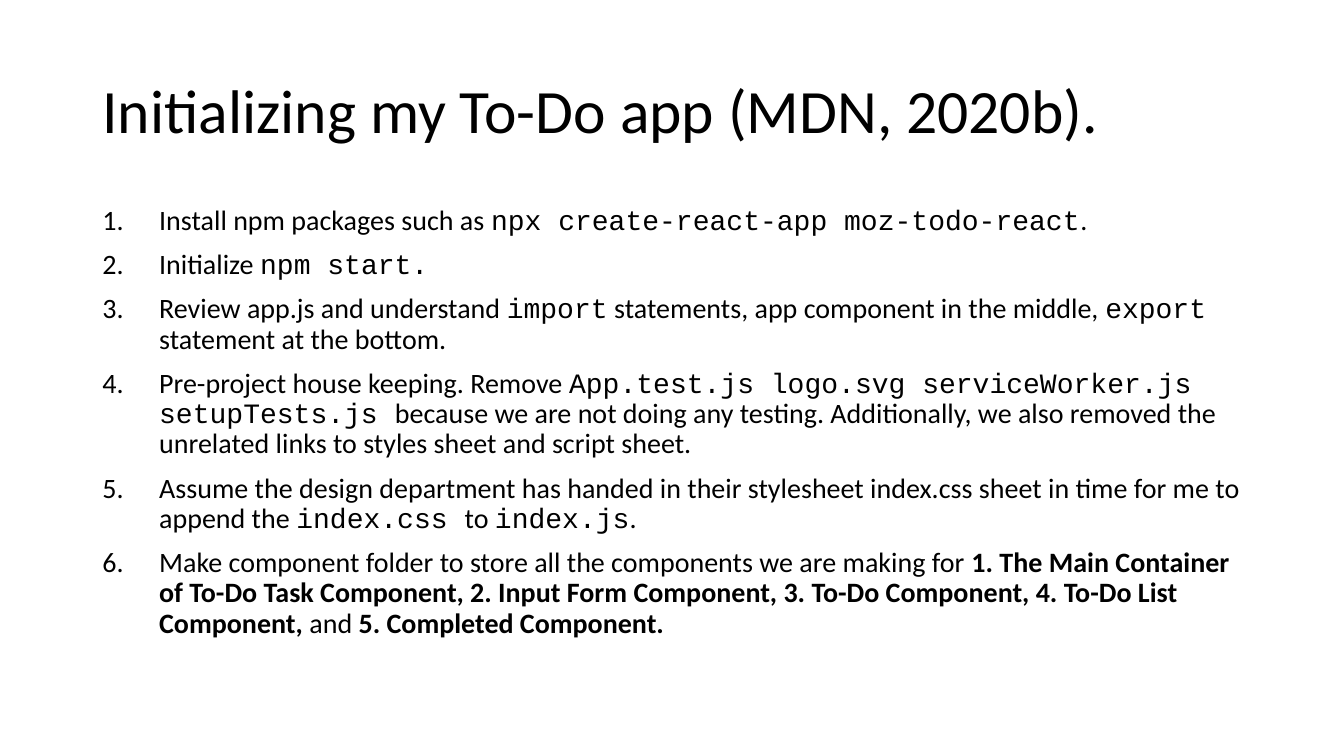
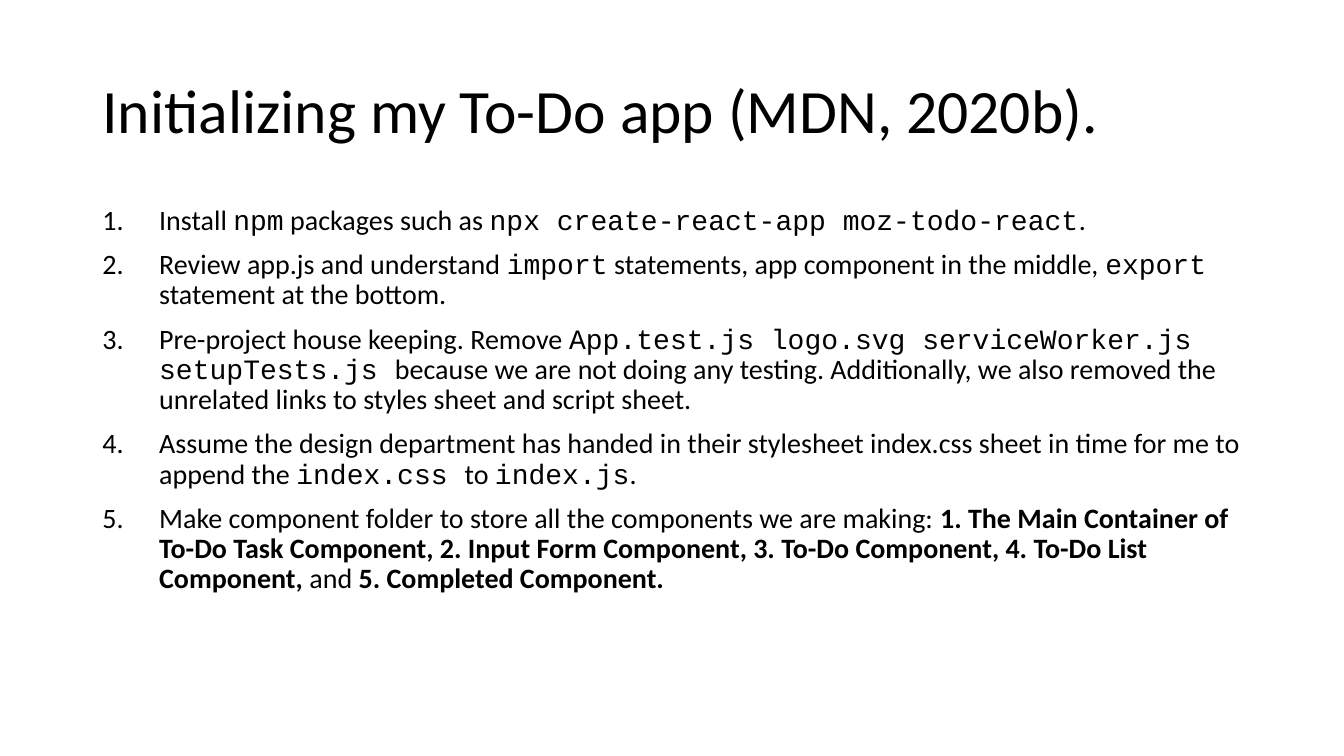
Before and after one commit to jia-von/react-app-planning-assignment, a slide deck: slide 2 of To-Do-App-Illustrations/React To-Do Planning Assignment.pptx. Drawn at 1344x756 pixels with LibreOffice and Linux fonts; fonts in the diff are those of the drawing. Boxes give left, top, right and bottom in pixels: in the first picture for what was removed or moved away, otherwise in the second. Text is boxed around its words. In the diff, an @@ line names an element or a change of style, - is before the commit and + after.

```diff
--- a/To-Do-App-Illustrations/React To-Do Planning Assignment.pptx
+++ b/To-Do-App-Illustrations/React To-Do Planning Assignment.pptx
@@ text at (159, 210, 1086, 236): font Calibri to Courier New in "npm" @@
@@ text at (159, 254, 428, 280): paragraph removed @@
-2. Initialize npm start.
@@ text at (159, 508, 1228, 593): text changed @@
-6. Make component folder to store all the components we are making for 1. The Main Container of To-Do Task Component, 2. Input Form Component, 3. To-Do Component, 4. To-Do List Component, and 5. Completed Component.
+5. Make component folder to store all the components we are making: 1. The Main Container of To-Do Task Component, 2. Input Form Component, 3. To-Do Component, 4. To-Do List Component, and 5. Completed Component.
```
Also in this commit, not shown: 2 other slides changed, 1 slide added, 1 slide removed, 3 other files.
